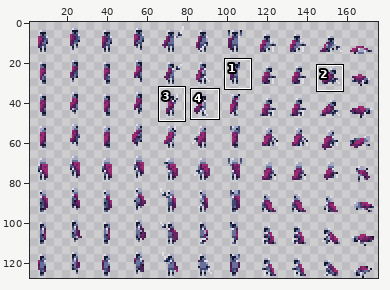
Edited in one commit: pixel-art file (Assets/Resources/Sprites/Characters/evil_king.ase). The first picture is a wide view before the edit; the outline marks the close-up.
Close-up. Before the edit:
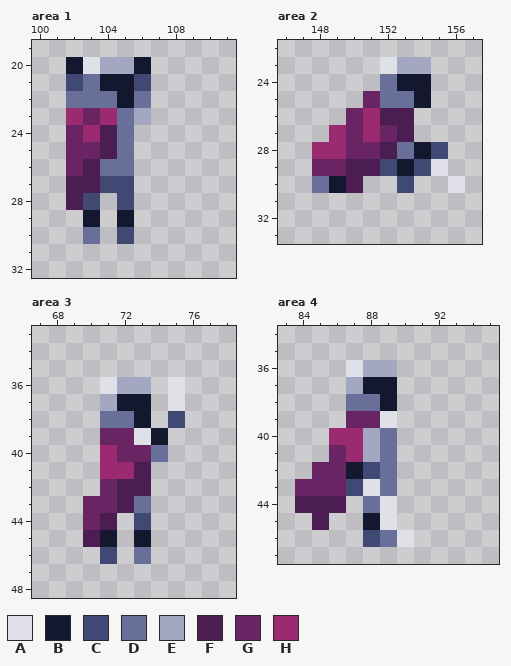
176x128 pixels, 1 frame. Shown: area 1: x 100..111, y 19..32; area 2: x 146..157, y 22..33; area 3: x 67..78, y 33..48; area 4: x 83..95, y 34..47. The wide view leaves out empty margins. The commit also changed other parts of the picture, which this record leaves out.
Palette (. is transparent): A #dfe0e8  B #14182e  C #404973  D #686f99  E #a3a7c2  F #4b1d52  G #692464  H #9c2a70
And afterwards:
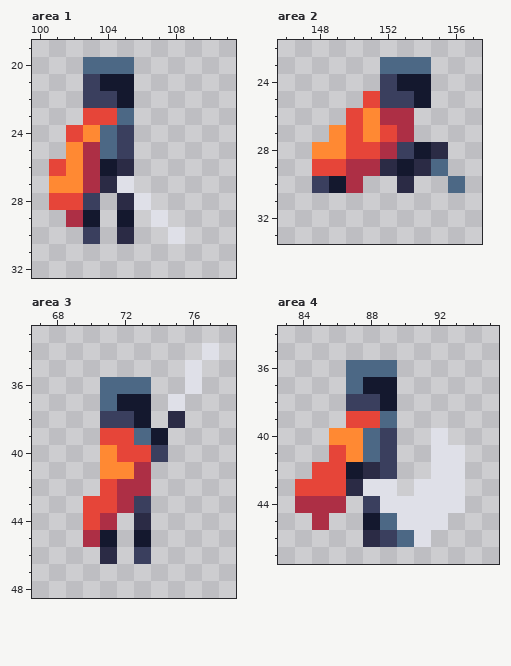
From old to new:
colour C: #404973 -> #2b2b45
colour D: #686f99 -> #3a3f5e
colour E: #a3a7c2 -> #4c6885
colour F: #4b1d52 -> #ad2f45
colour G: #692464 -> #e64539
colour H: #9c2a70 -> #ff8933
Area 1, layer "Layer 1":
y 20: x 102..103 BA -> .E; x 106 B -> .
y 21: x 102 C -> .; x 106 C -> .
y 22: x 102 D -> .; x 106 D -> .
y 23: x 102 H -> .; x 104..106 HDE -> GE.
y 24: x 104 F -> E
y 25: x 102..104 GGF -> HFE
y 26: x 101..102 .G -> GH; x 104..105 DD -> BC
y 27: x 101..102 .F -> HH; x 105 C -> A
y 28: x 101..103 .FC -> GGD; x 106 . -> A
y 29: x 102 . -> F; x 107 . -> A
y 30: x 108 . -> A
Area 2, layer "Layer 1":
y 23: x 152 A -> E
y 29: x 155 A -> E
y 30: x 156 A -> E
Area 3, layer "Layer 1":
y 34: x 77 . -> A
y 35: x 76 . -> A
y 36: x 71 A -> E; x 75..76 A. -> .A
y 39: x 73 A -> E
Area 4, layer "Layer 1":
y 36: x 87 A -> E
y 39: x 89 A -> E
y 40: x 92 . -> A
y 41..42: x 92..93 .. -> AA
y 43: x 89 D -> A; x 91..93 ... -> AAA
y 44: x 90..93 .... -> AAAA
y 45: x 89..92 A... -> EAAA
y 46: x 90..91 A. -> EA
Pixel boxes of the changes (left, top, right, bottom) in both close-ups:
changed: (49, 57, 185, 244)
changed: (312, 57, 465, 193)
changed: (83, 343, 219, 564)
changed: (295, 360, 465, 547)
